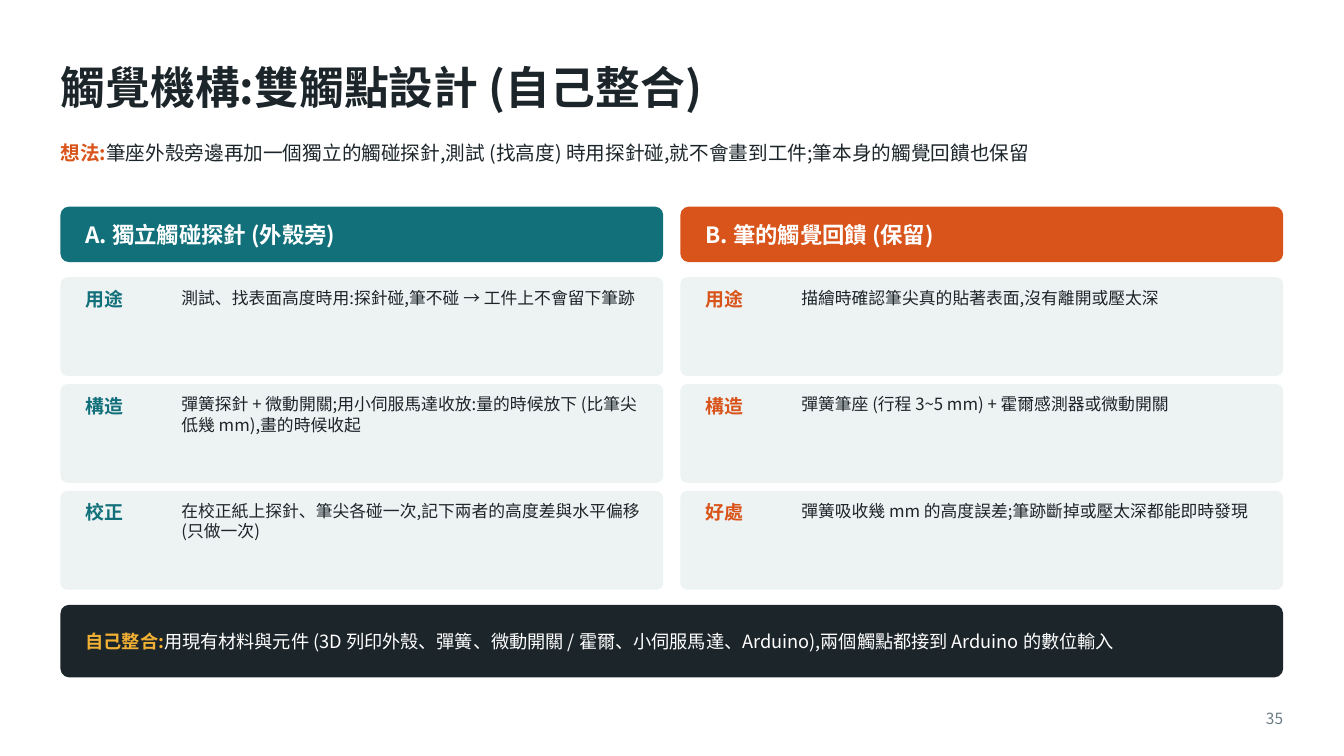
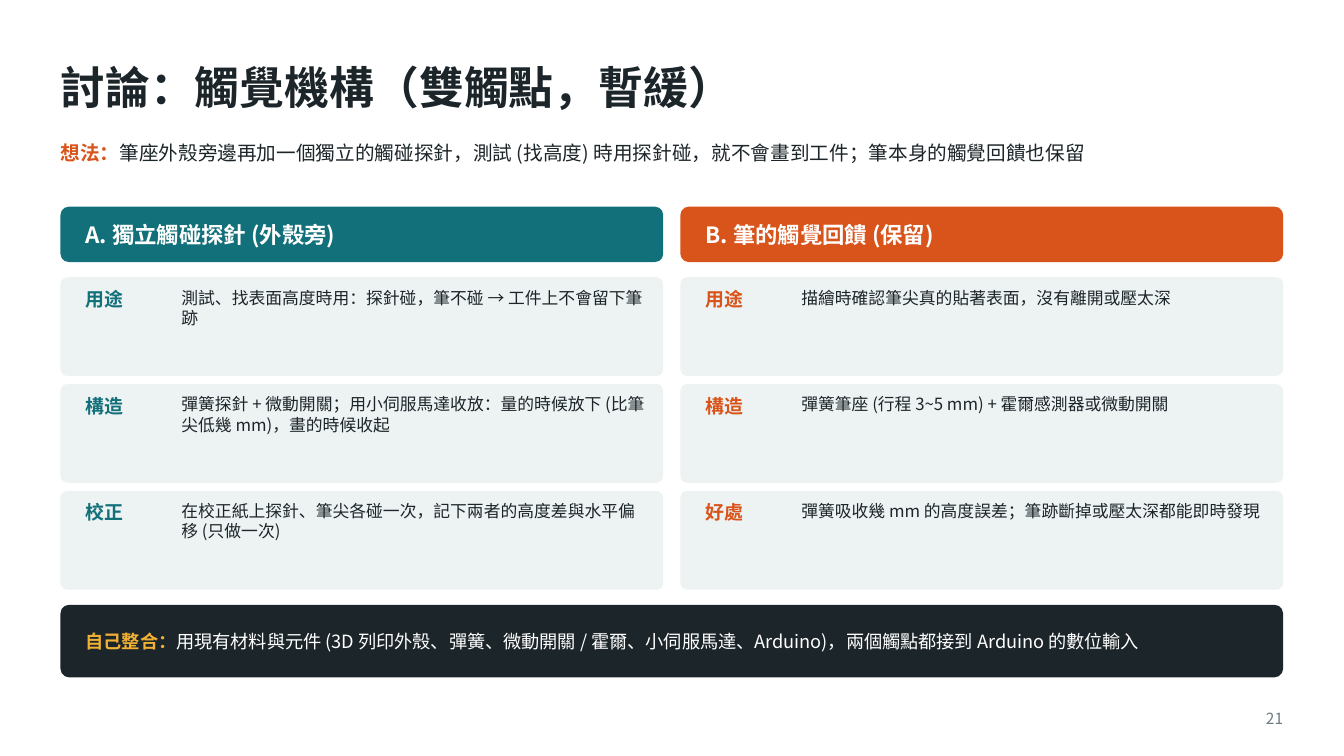
Before and after one commit to Rayyang800/PBL-path-planning, a slide deck: slide 21 of PBL專題規劃報告_三種工件版.pptx (slide 35 before the commit). Drawn at 1344x756 pixels with LibreOffice and Linux fonts; fonts in the diff are those of the drawing. Boxes give left, top, right and bottom in pixels: in the first picture for what was removed or moved away, otherwise in the second. Text is boxed around its words. In the diff, an @@ line names an element or a change of style, - is before the commit and + after.

```diff
--- a/PBL專題規劃報告_三種工件版.pptx
+++ b/PBL專題規劃報告_三種工件版.pptx
@@ title at box(60, 65, 733, 110): text changed @@
-觸覺機構:雙觸點設計 (自己整合)
+討論：觸覺機構（雙觸點，暫緩）
@@ text at box(60, 143, 1085, 164): text changed @@
-想法:筆座外殼旁邊再加一個獨立的觸碰探針,測試 (找高度) 時用探針碰,就不會畫到工件;筆本身的觸覺回饋也保留
+想法：筆座外殼旁邊再加一個獨立的觸碰探針，測試 (找高度) 時用探針碰，就不會畫到工件；筆本身的觸覺回饋也保留
@@ text at box(181, 290, 642, 326): text changed @@
-測試、找表面高度時用:探針碰,筆不碰 → 工件上不會留下筆跡
+測試、找表面高度時用：探針碰，筆不碰 → 工件上不會留下筆跡
@@ text at box(801, 290, 1171, 306): text changed @@
-描繪時確認筆尖真的貼著表面,沒有離開或壓太深
+描繪時確認筆尖真的貼著表面，沒有離開或壓太深
@@ text at box(181, 396, 644, 434): text changed @@
-彈簧探針 + 微動開關;用小伺服馬達收放:量的時候放下 (比筆尖低幾 mm),畫的時候收起
+彈簧探針 + 微動開關；用小伺服馬達收放：量的時候放下 (比筆尖低幾 mm)，畫的時候收起
@@ text at box(181, 503, 635, 540): text changed @@
-在校正紙上探針、筆尖各碰一次,記下兩者的高度差與水平偏移 (只做一次)
+在校正紙上探針、筆尖各碰一次，記下兩者的高度差與水平偏移 (只做一次)
@@ text at box(801, 503, 1260, 520): text changed @@
-彈簧吸收幾 mm 的高度誤差;筆跡斷掉或壓太深都能即時發現
+彈簧吸收幾 mm 的高度誤差；筆跡斷掉或壓太深都能即時發現
@@ text at box(86, 632, 1139, 652): text changed @@
-自己整合:用現有材料與元件 (3D 列印外殼、彈簧、微動開關 / 霍爾、小伺服馬達、Arduino),兩個觸點都接到 Arduino 的數位輸入
+自己整合：用現有材料與元件 (3D 列印外殼、彈簧、微動開關 / 霍爾、小伺服馬達、Arduino)，兩個觸點都接到 Arduino 的數位輸入
@@ page number at box(1266, 712, 1283, 724): text changed @@
-35
+21
```
Also in this commit, not shown: 18 other slides changed, 12 slides added, 3 slides removed, 12 other files.
